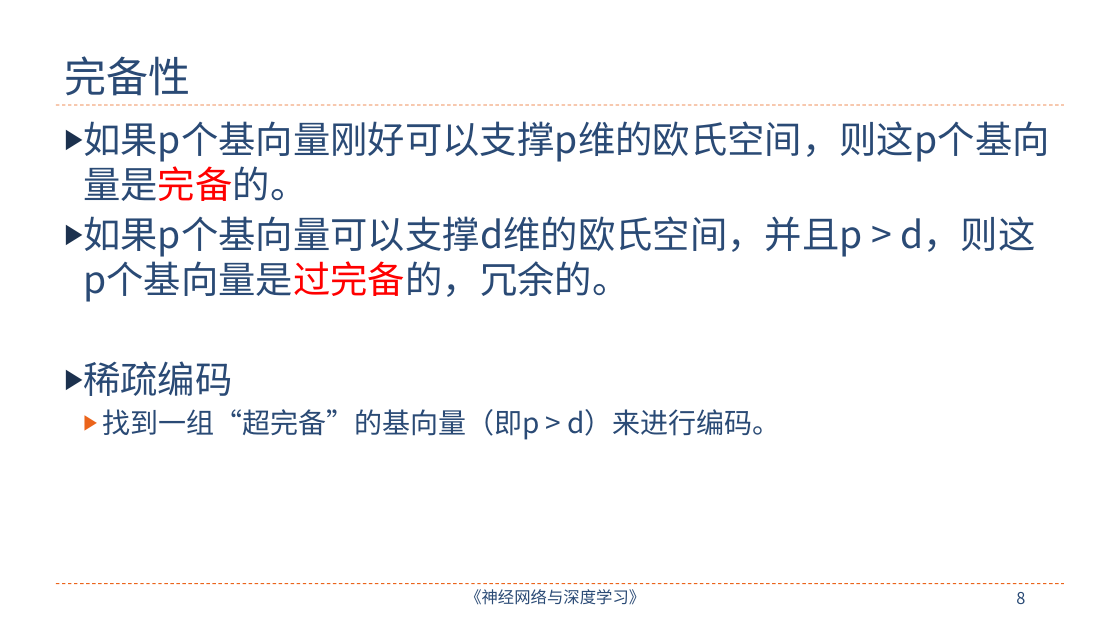
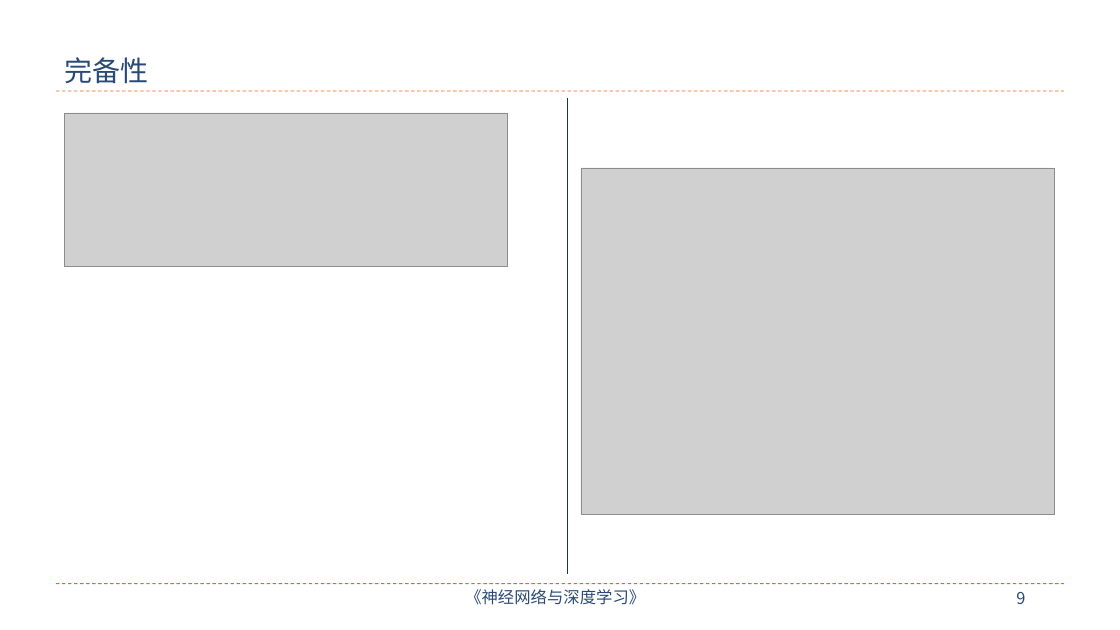
Before and after one commit to nndl/nndl.github.io, a slide deck: slide 9 of ppt/chap-无监督学习.pptx (slide 8 before the commit). Drawn at 1120x630 pixels with LibreOffice and Linux fonts; fonts in the diff are those of the drawing; grey boxes stand for pictures. Boxes give left, top, right and bottom in pixels: in the first picture for what was removed or moved away, otherwise in the second. Text is boxed around its words. In the diff, an @@ line names an element or a change of style, - is before the commit and + after.

```diff
--- a/ppt/chap-无监督学习.pptx
+++ b/ppt/chap-无监督学习.pptx
@@ title "完备性" at box(64, 57, 148, 84): size 36 to 24 pt, font Noto Sans CJK SC to Arial @@
@@ line moved from (56, 105) - (1065, 105) to (56, 91) - (1065, 91) @@
@@ picture added at box(65, 113, 507, 266) @@
@@ line added from (567, 98) to (567, 574), #1C314E 0.75 pt @@
@@ text removed at box(83, 121, 1050, 440) @@
-▶ 如果p个基向量刚好可以支撑p维的欧氏空间，则这p个基向量是完备的。
-▶ 如果p个基向量可以支撑d维的欧氏空间，并且p > d，则这p个基向量是过完备的，冗余的。
-▶ 稀疏编码
-  ▶ 找到一组“超完备”的基向量（即p > d）来进行编码。
@@ picture added at box(581, 168, 1054, 514) @@
@@ page number at box(1016, 592, 1025, 604): text changed @@
-8
+9
```
Also in this commit, not shown: 20 other slides changed, 7 slides added, 6 slides removed, 1 other file.
